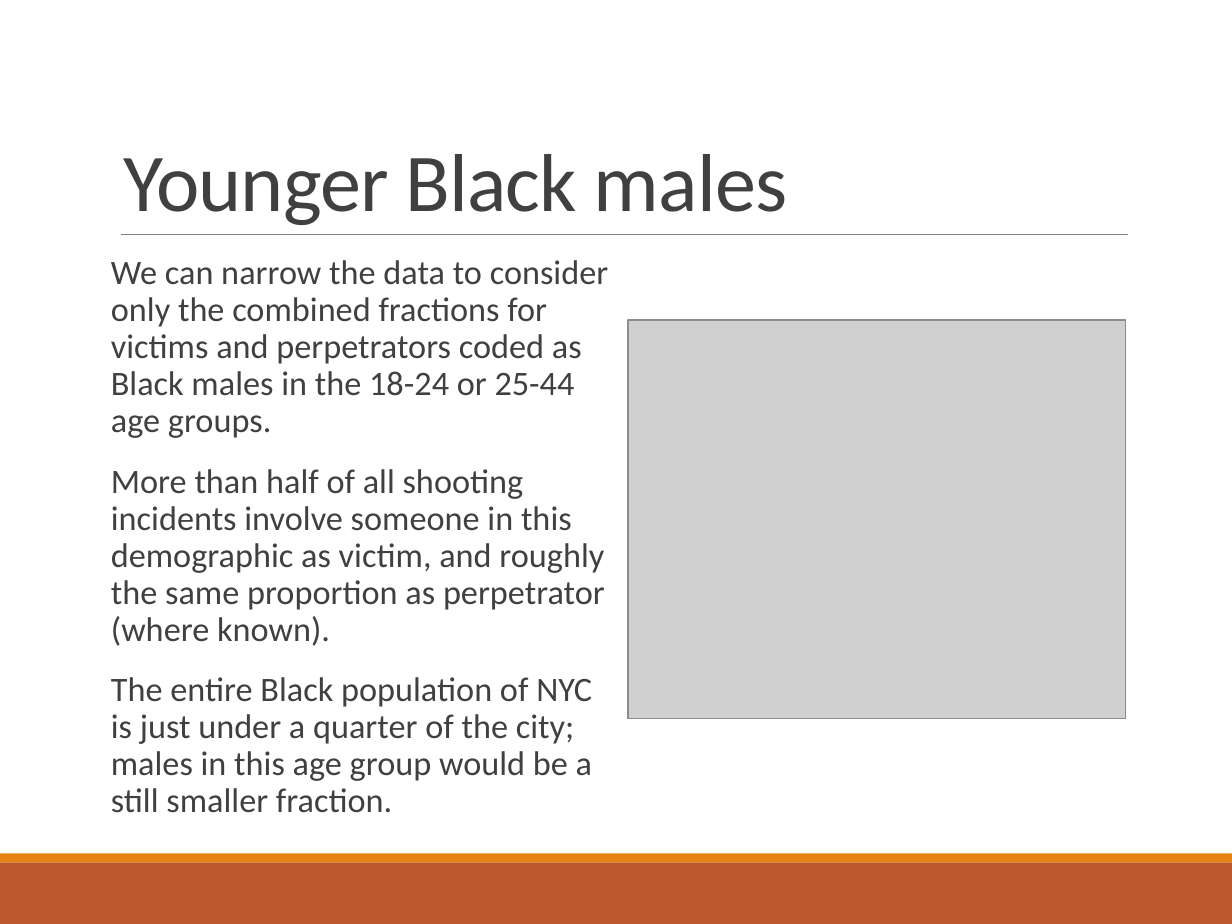
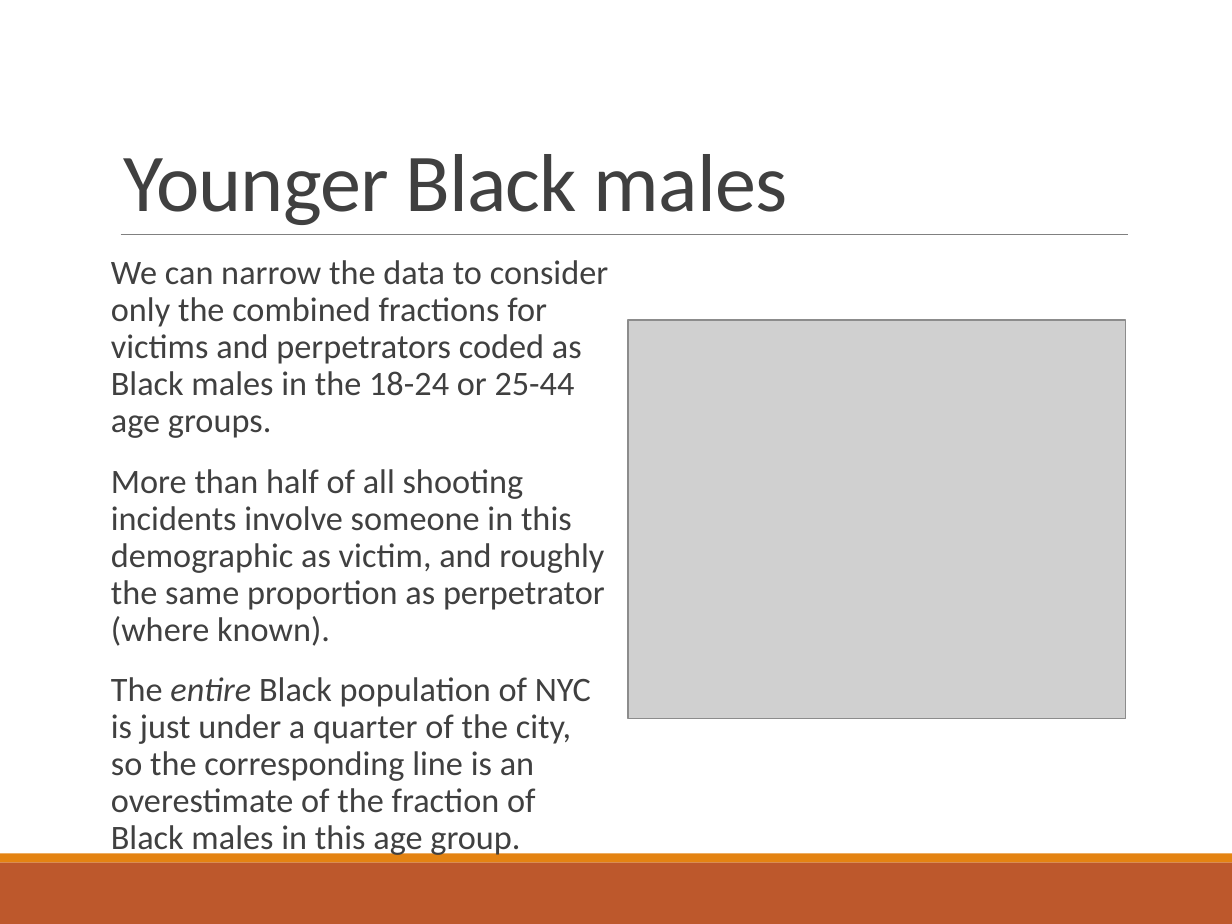
Before and after one commit to symmatree/data-science, a slide deck: slide 16 of r/NYPDShootingDataSlides.pptx (slide 15 before the commit). Drawn at 1232x924 pixels with LibreOffice and Linux fonts; fonts in the diff are those of the drawing; grey boxes stand for pictures. Boxes give left, top, right and bottom in pixels: in the first picture for what was removed or moved away, otherwise in the second. Text is boxed around its words. In the diff, an @@ line names an element or a change of style, - is before the commit and + after.

```diff
--- a/r/NYPDShootingDataSlides.pptx
+++ b/r/NYPDShootingDataSlides.pptx
@@ text at [111, 677, 591, 858]: text changed @@
-The entire Black population of NYC is just under a quarter of the city; males in this age group would be a still smaller fraction.
+The entire Black population of NYC is just under a quarter of the city, so the corresponding line is an overestimate of the fraction of Black males in this age group.
```
Also in this commit, not shown: 3 other slides changed, 2 other files.
